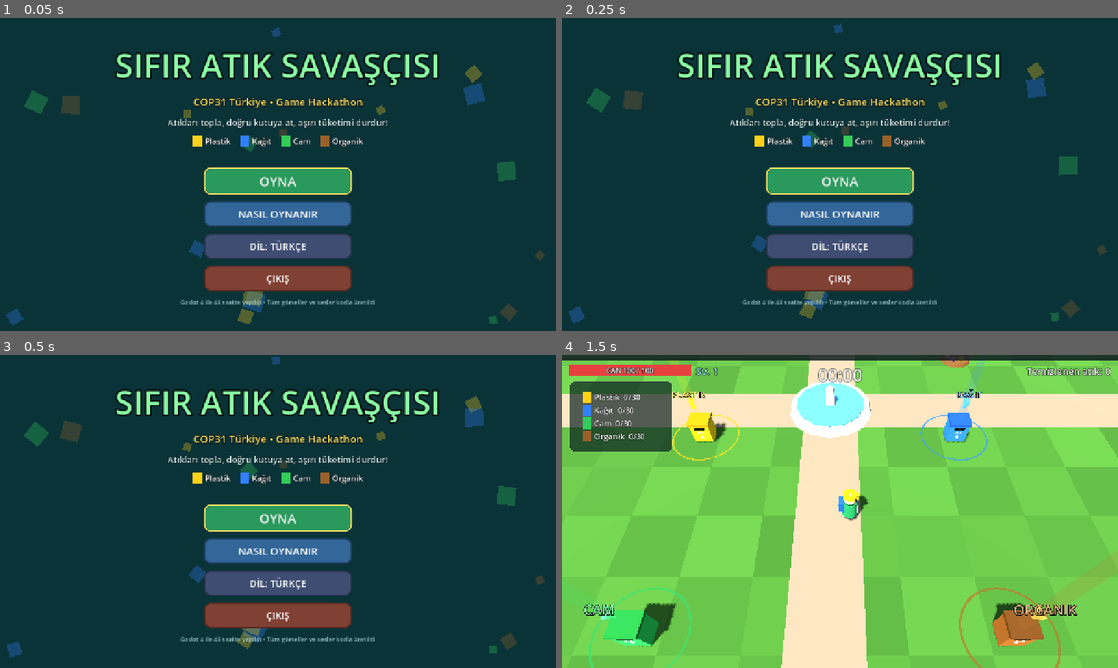
Above: before the commit, frames 1-4 (two rows, left to right).
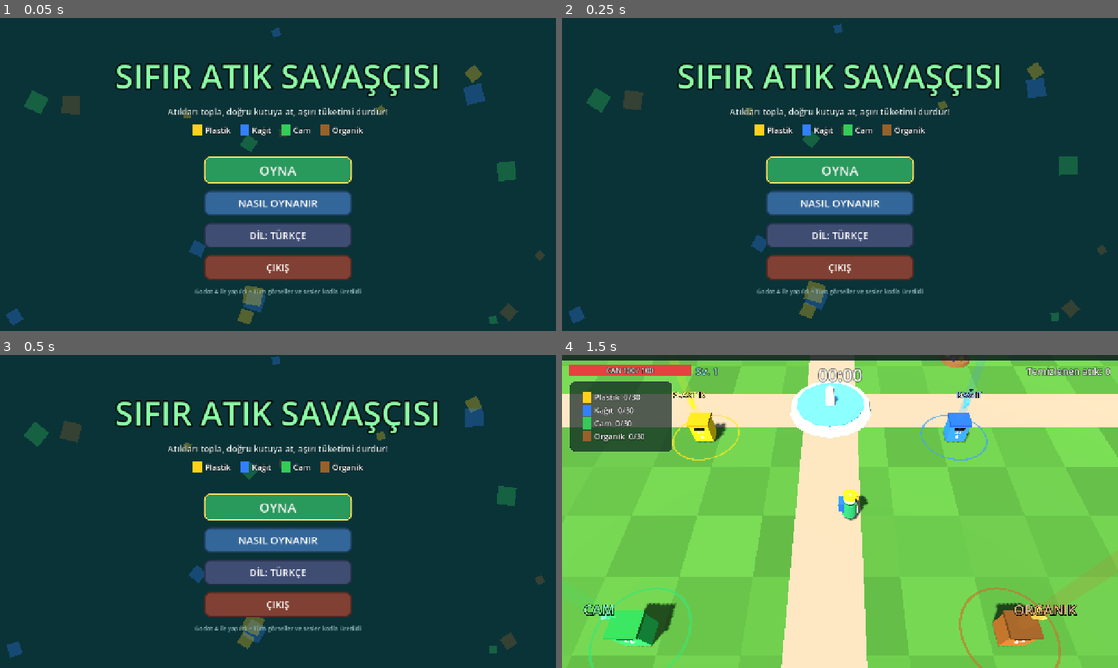
Above: after the commit, the same moments.

Repository: DurukanTech/zerowaste
Game: Godot game, scene res://scenes/main_menu.tscn
The game is run twice, just before and just after one commit, with the same random seed, the same clock (stepped at 60 frames per second) and the same inputs.
Inputs:
- Up to frame 1 (0.05 s): no input
- Up to frame 2 (0.25 s): no input
- Up to frame 3 (0.5 s): no input
- Up to frame 4 (1.5 s): click "OYNA" at 0.5 s; tap Enter at 1.25 s; hold D (move_right) from 1.28 s (still down); tap 1 (pick_1) at 1.35 s

The runs differ from the first frame. In frame 1, 15% of the frame differs, in the area x 20-79%, y 10-93%; in frame 2, 15%; in frame 3, 15%; in frame 4, nothing differs.

Commit message:
Remove hackathon and development-time mentions from the game
Drop the "COP31 Türkiye • Game Hackathon" subtitle from the main menu,
the "48 hours" claim from the credits line, and the event name from
the project description.

Co-Authored-By: Claude Opus 5.5 <noreply@anthropic.com>

Diff:
--- a/game/project.godot
+++ b/game/project.godot
@@ -11,7 +11,7 @@
 [application]
 
 config/name="Sıfır Atık Savaşçısı - Zero Waste Warrior"
-config/description="COP31 Türkiye Game Hackathon - Sıfır Atık temalı 3D roguelite"
+config/description="Sıfır Atık temalı 3D roguelite"
 run/main_scene="res://scenes/main_menu.tscn"
 config/features=PackedStringArray("4.7", "GL Compatibility")
 config/icon="res://icon.svg"
--- a/game/scripts/autoload/loc.gd
+++ b/game/scripts/autoload/loc.gd
@@ -7,7 +7,6 @@
 
 const STRINGS := {
 	"title": {"tr": "SIFIR ATIK SAVAŞÇISI", "en": "ZERO WASTE WARRIOR"},
-	"subtitle": {"tr": "COP31 Türkiye • Game Hackathon", "en": "COP31 Türkiye • Game Hackathon"},
 	"tagline": {"tr": "Atıkları topla, doğru kutuya at, aşırı tüketimi durdur!", "en": "Collect the waste, sort it right, stop overconsumption!"},
 	"play": {"tr": "OYNA", "en": "PLAY"},
 	"how_to": {"tr": "NASIL OYNANIR", "en": "HOW TO PLAY"},
@@ -57,7 +56,7 @@
 	"ewaste_hint": {"tr": "Pil = e-atık: kutulara değil, özel toplama noktasına!", "en": "Battery = e-waste: special collection point, not the bins!"},
 	"full": {"tr": "DOLU", "en": "FULL"},
 	"boss_down": {"tr": "Çöp Dağı yıkıldı!", "en": "Trash Mountain collapsed!"},
-	"credits": {"tr": "Godot 4 ile 48 saatte yapıldı • Tüm görseller ve sesler kodla üretildi", "en": "Made with Godot 4 in 48 hours • All visuals and sounds generated in code"},
+	"credits": {"tr": "Godot 4 ile yapıldı • Tüm görseller ve sesler kodla üretildi", "en": "Made with Godot 4 • All visuals and sounds generated in code"},
 }
 
 
--- a/game/scripts/main_menu.gd
+++ b/game/scripts/main_menu.gd
@@ -70,9 +70,6 @@
 	var title := UI.label(Loc.t("title"), 76, Color(0.55, 1.0, 0.65), 14)
 	title.horizontal_alignment = HORIZONTAL_ALIGNMENT_CENTER
 	vb.add_child(title)
-	var sub := UI.label(Loc.t("subtitle"), 24, Color(1, 0.9, 0.4), 6)
-	sub.horizontal_alignment = HORIZONTAL_ALIGNMENT_CENTER
-	vb.add_child(sub)
 	var tag := UI.label(Loc.t("tagline"), 20, Color(0.85, 0.95, 0.95), 4)
 	tag.horizontal_alignment = HORIZONTAL_ALIGNMENT_CENTER
 	vb.add_child(tag)
